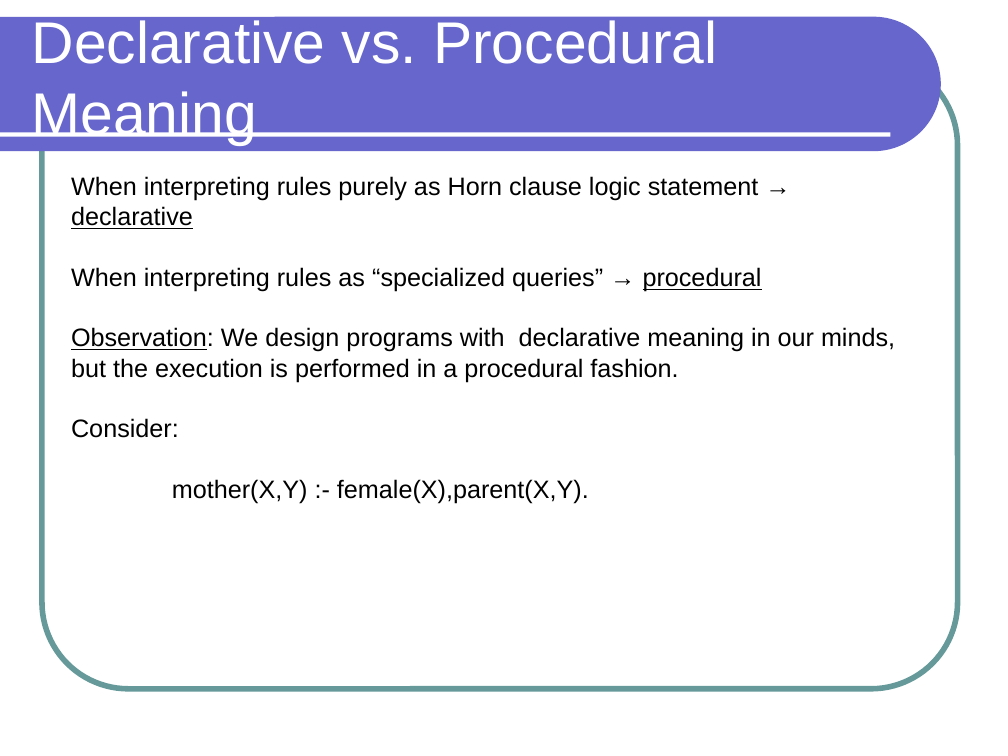
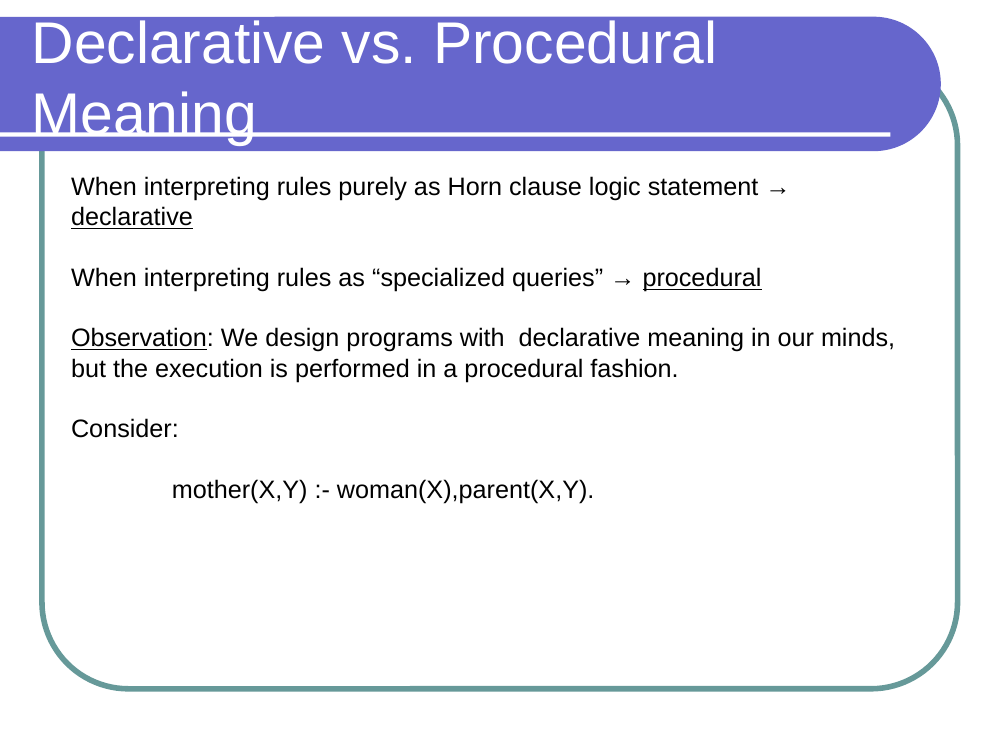
Before and after one commit to lutzhamel/CSC301, a slide deck: slide 5 of notes/csc301-ln021.ppt. Drawn at 1008x756 pixels with LibreOffice and Linux fonts; fonts in the diff are those of the drawing. Boxes give left, top, right and bottom in pixels: in the first picture for what was removed or moved away, otherwise in the second. Text is boxed around its words. In the diff, an @@ line names an element or a change of style, - is before the commit and + after.

```diff
--- a/notes/csc301-ln021.ppt
+++ b/notes/csc301-ln021.ppt
@@ text at box(172, 479, 595, 503): text changed @@
-mother(X,Y) :- female(X),parent(X,Y).
+mother(X,Y) :- woman(X),parent(X,Y).
```
Also in this commit, not shown: 4 other slides changed, 3 other files.
